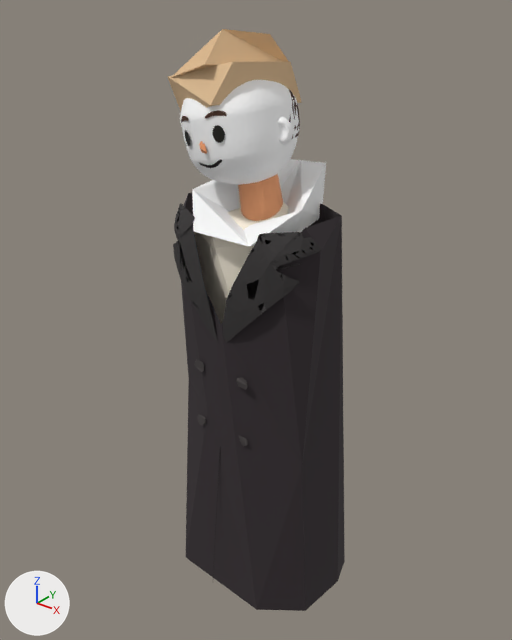
What one commit did to the glTF model public/models/players/jonathan.v1.glb.
One viewpoint serves both versions: a camera (50 mm lens) standing at (0.904, -1.14, 1.988) and looking at (-0.008, -0.001, 1.282). The axes (+X, +Y, +Z) are drawn at lower left. The lights are the same throughout. The older version comes first. Where no turn or scale is listed for an object, it has been applied to the vertices. Vertices at exactly the same position are counted once.

The scene before the commit, as lines of its bpy script (objects in view):
```python
me_01___tailored_overcoat_with_open_v = bpy.data.meshes.new('01 | Tailored overcoat with open V')
me_01___tailored_overcoat_with_open_v.from_pydata(...)  # 4834 vertices, 9146 faces; spans x -0.208..0.208, y -0.166..0.166, z -0.656..0.656
me_01___tailored_overcoat_with_open_v.materials.append(mat_harbour_skin)
ob_01___tailored_overcoat_with_open_v = bpy.data.objects.new('01 | Tailored overcoat with open V', me_01___tailored_overcoat_with_open_v)
ob_01___tailored_overcoat_with_open_v.location = (0.022, -0.003, 1.241)
```
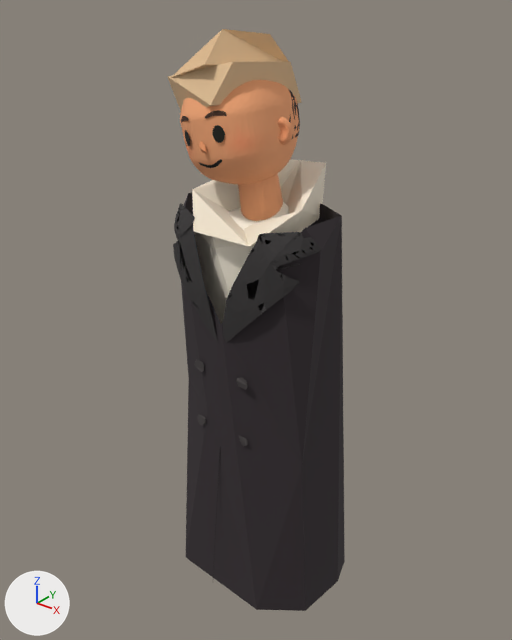
Changed parts and their boxes (x1, y1, x2, y2) in the pictures (512 x 640 px):
part 1 of me_01___tailored_overcoat_with_open_v, recoloured (white to orange)
    both: (180, 80, 326, 247)

Diff of the bpy script that builds the scene:
```diff
--- a/public/models/players/jonathan.v1.glb.py
+++ b/public/models/players/jonathan.v1.glb.py
@@ me_01___tailored_overcoat_with_open_v @@
 me_01___tailored_overcoat_with_open_v.from_pydata(...)  # 4834 vertices, 9146 faces; spans x -0.208..0.208, y -0.166..0.166, z -0.656..0.656
 # used by ob_01___tailored_overcoat_with_open_v; location = (0.022, -0.003, 1.241)
+# me_01___tailored_overcoat_with_open_v part 1: 3791 faces centred in x -0.179..0.091, y -0.121..0.143, z 0.277..0.59 are repainted in the vertex colours; the middle colour goes from white #ffffff to orange #f2a675
 me_01___tailored_overcoat_with_open_v.materials.append(mat_harbour_skin)
```
